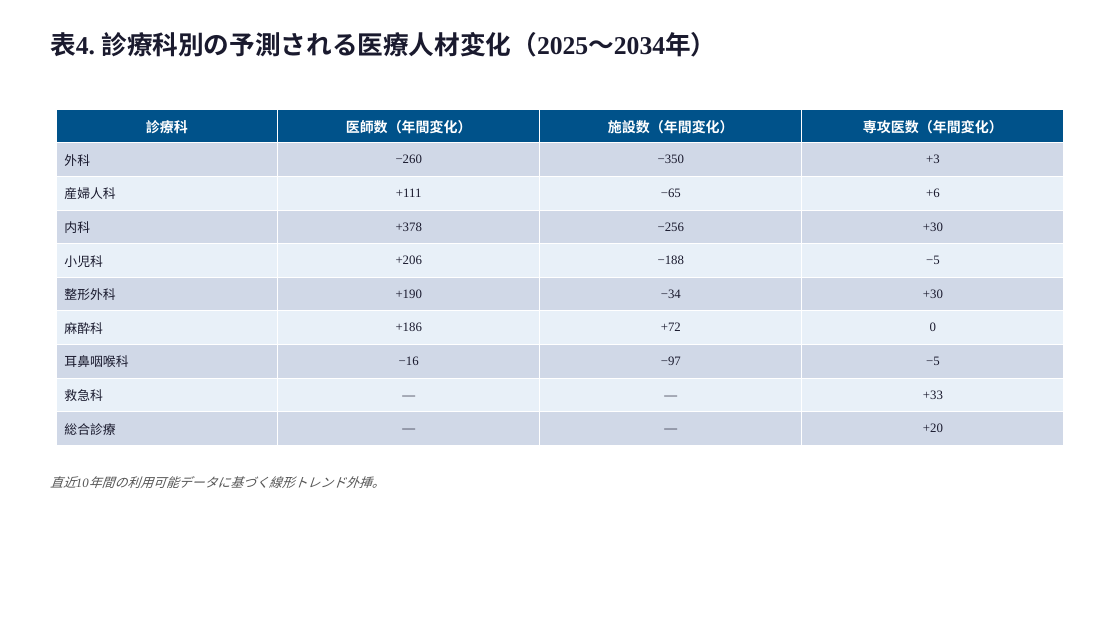
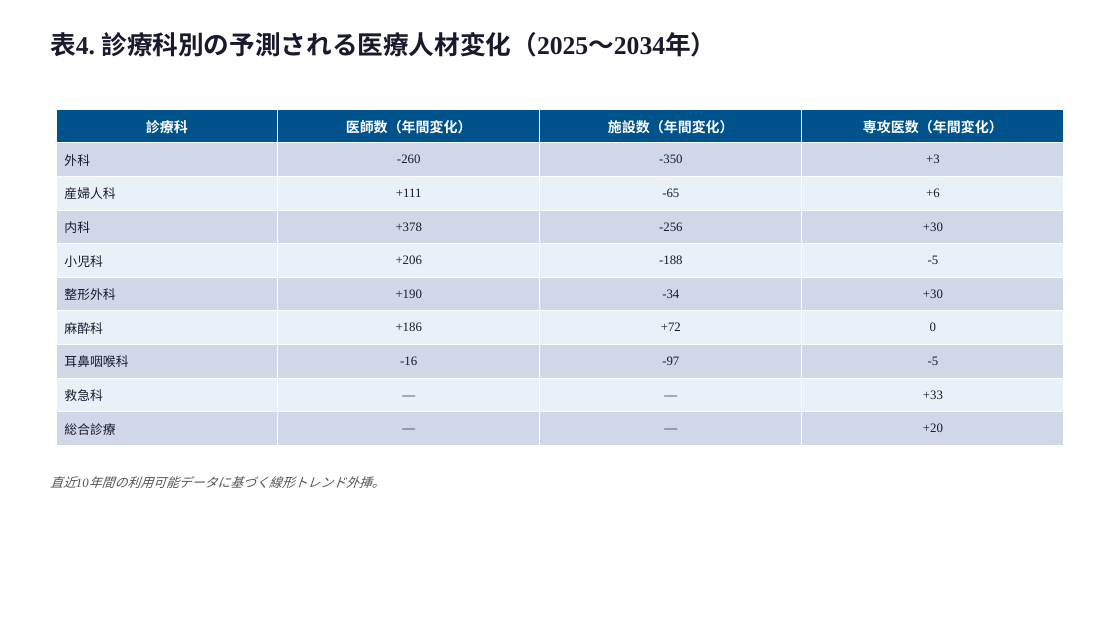
Before and after one commit to bougtoir/medical-accident-its-analysis, a slide deck: slide 13 of manuscript/bmj_figures_ja.pptx. Drawn at 1120x630 pixels with LibreOffice and Linux fonts; fonts in the diff are those of the drawing. Boxes give left, top, right and bottom in pixels: in the first picture for what was removed or moved away, otherwise in the second. Text is boxed around its words. In the diff, an @@ line names an element or a change of style, - is before the commit and + after.

```diff
--- a/manuscript/bmj_figures_ja.pptx
+++ b/manuscript/bmj_figures_ja.pptx
@@ table at (56, 109, 1065, 445) @@
-row 2, column 2: −260
+row 2, column 2: -260
-row 2, column 3: −350
+row 2, column 3: -350
-row 3, column 3: −65
+row 3, column 3: -65
-row 4, column 3: −256
+row 4, column 3: -256
-row 5, column 3: −188
+row 5, column 3: -188
-row 5, column 4: −5
+row 5, column 4: -5
-row 6, column 3: −34
+row 6, column 3: -34
-row 8: 耳鼻咽喉科 | −16 | −97 | −5
+row 8: 耳鼻咽喉科 | -16 | -97 | -5
```
Also in this commit, not shown: 3 other slides changed, 40 other files.
